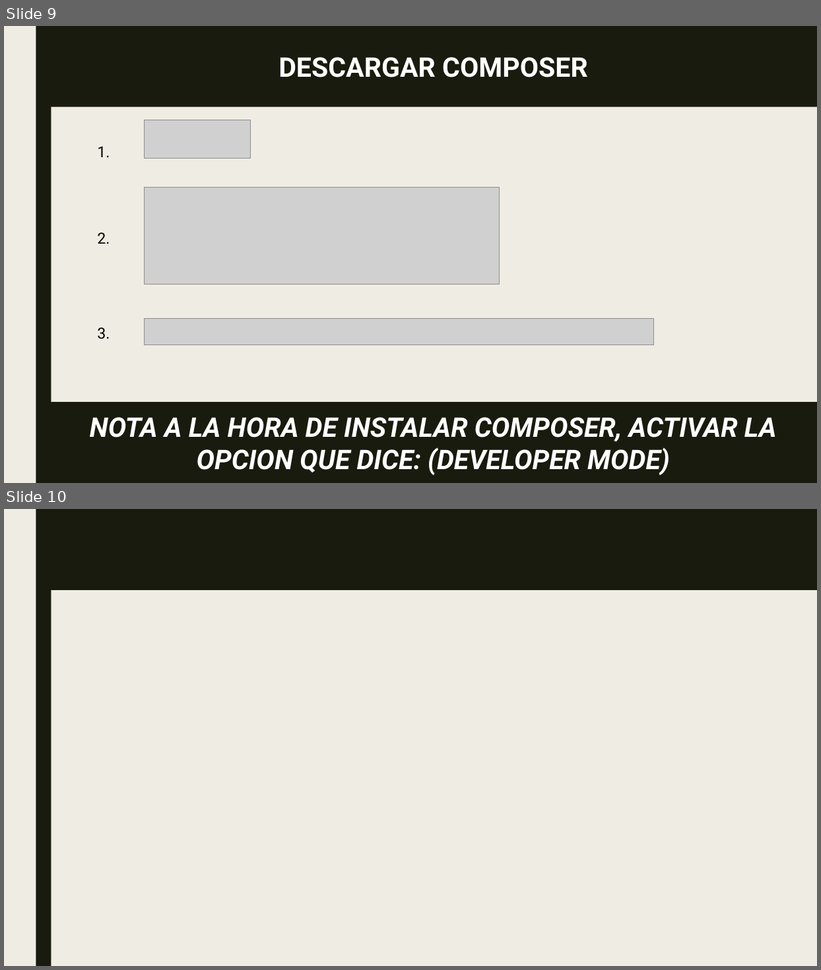
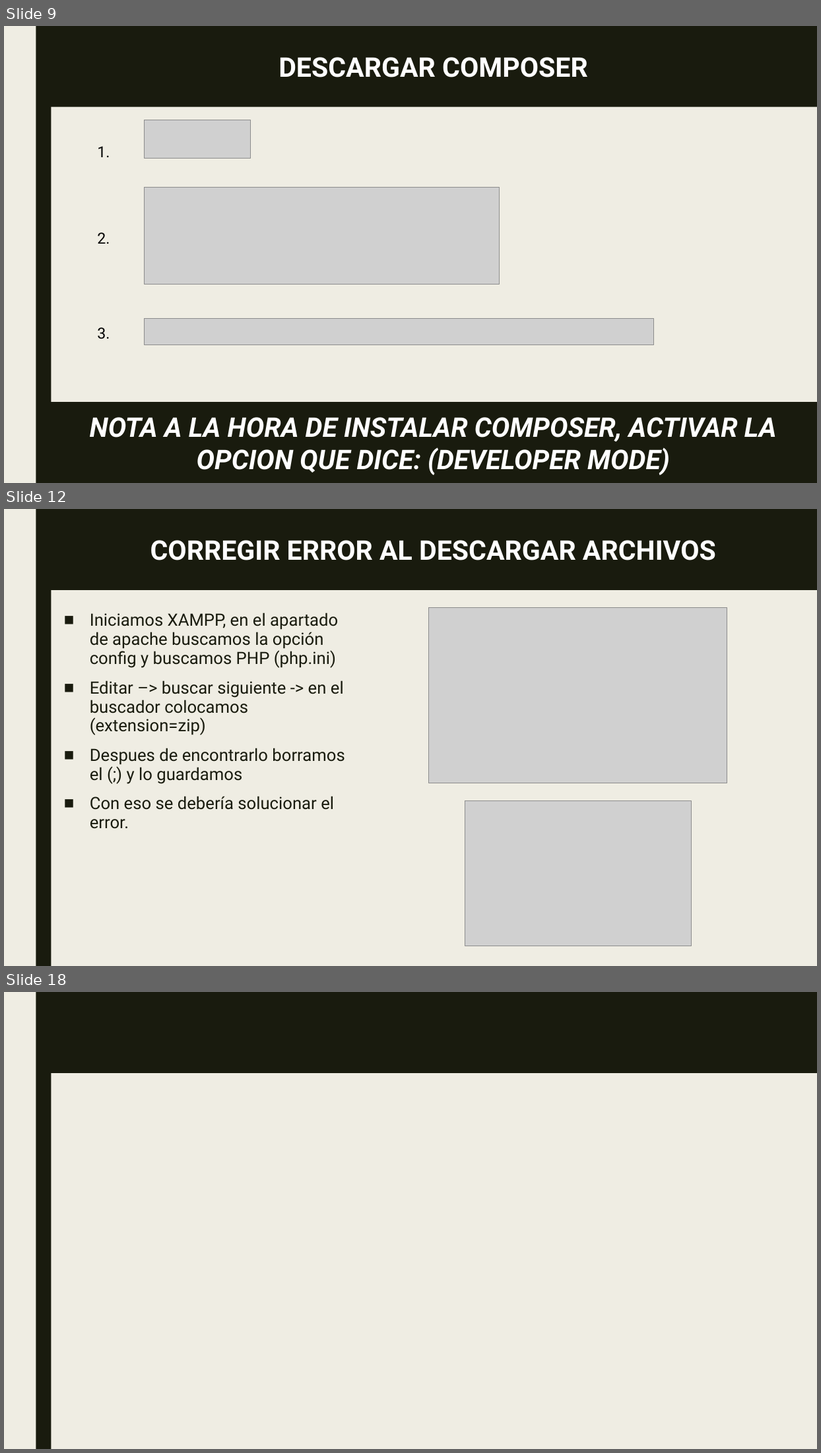
Before and after one commit to Jhonas0123/p-laravel, a slide deck: laravel.PPTX. Shown one above the other, each under a label of ours: slides 9 and 10 before the commit, slides 9, 12 and 18 after it; the slides between them are not shown. The pictures are 821x970 and 821x1453 pixels, drawn with LibreOffice and Linux fonts; fonts in the diff are those of the drawing; grey boxes stand for pictures. Boxes give left, top, right and bottom in pixels: in the first picture for what was removed or moved away, otherwise in the second. Text is boxed around its words. In the diff, an @@ line names an element or a change of style, - is before the commit and + after.

```diff
--- a/laravel.PPTX
+++ b/laravel.PPTX
@@ slide 12 added at bbox=[4, 509, 817, 966], background #EFEDE3; not listed: 1 template element that a slide beside it also shows @@
@@ rectangle added at bbox=[50, 509, 817, 590], fill #191B0E, 32 pt, text #FFFFFF, bold @@
+CORREGIR ERROR AL DESCARGAR ARCHIVOS
@@ text added at bbox=[90, 613, 345, 829], 20 pt, text #191B0E @@
+■ Iniciamos XAMPP, en el apartado de apache buscamos la opción config y buscamos PHP (php.ini)
+■ Editar –> buscar siguiente -> en el buscador colocamos (extension=zip)
+■ Despues de encontrarlo borramos el (;) y lo guardamos
+■ Con eso se debería solucionar el error.
@@ picture added at bbox=[429, 608, 727, 783] @@
@@ picture added at bbox=[465, 801, 691, 947] @@
@@ what was slide 10 is now slide 18 @@
```
Also in this commit, not shown: 8 other slides added.
